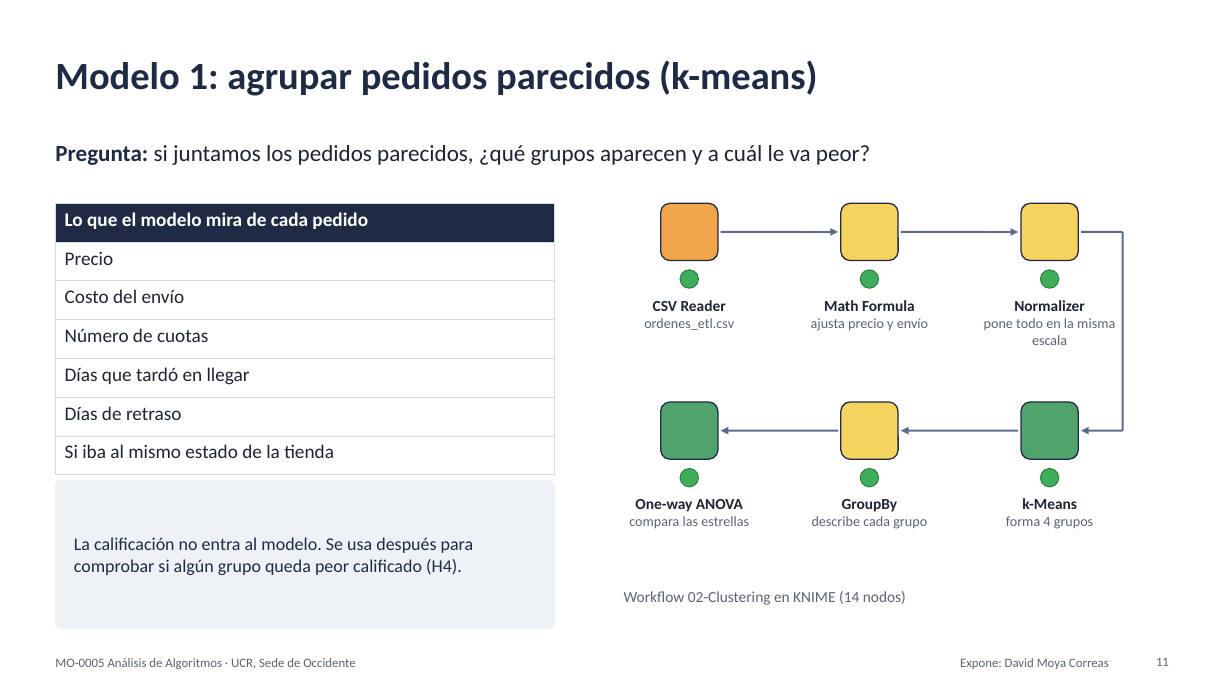
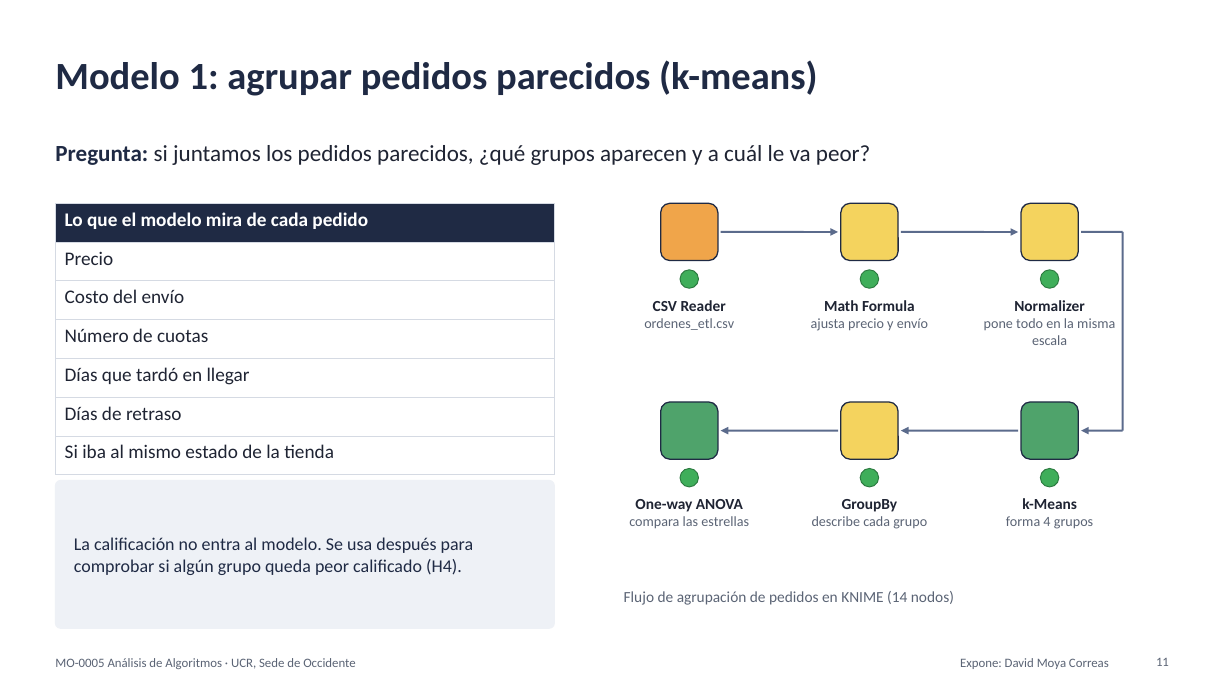
Before and after one commit to FerretoDev/mo0005-ecommerce-ml, a slide deck: slide 11 of presentacion/presentacion.pptx. Drawn at 1232x693 pixels with LibreOffice and Linux fonts; fonts in the diff are those of the drawing. Boxes give left, top, right and bottom in pixels: in the first picture for what was removed or moved away, otherwise in the second. Text is boxed around its words. In the diff, an @@ line names an element or a change of style, - is before the commit and + after.

```diff
--- a/presentacion/presentacion.pptx
+++ b/presentacion/presentacion.pptx
@@ text at [624, 591, 954, 605]: text changed @@
-Workflow 02-Clustering en KNIME (14 nodos)
+Flujo de agrupación de pedidos en KNIME (14 nodos)
```
Also in this commit, not shown: 2 other slides changed, 3 other files.
